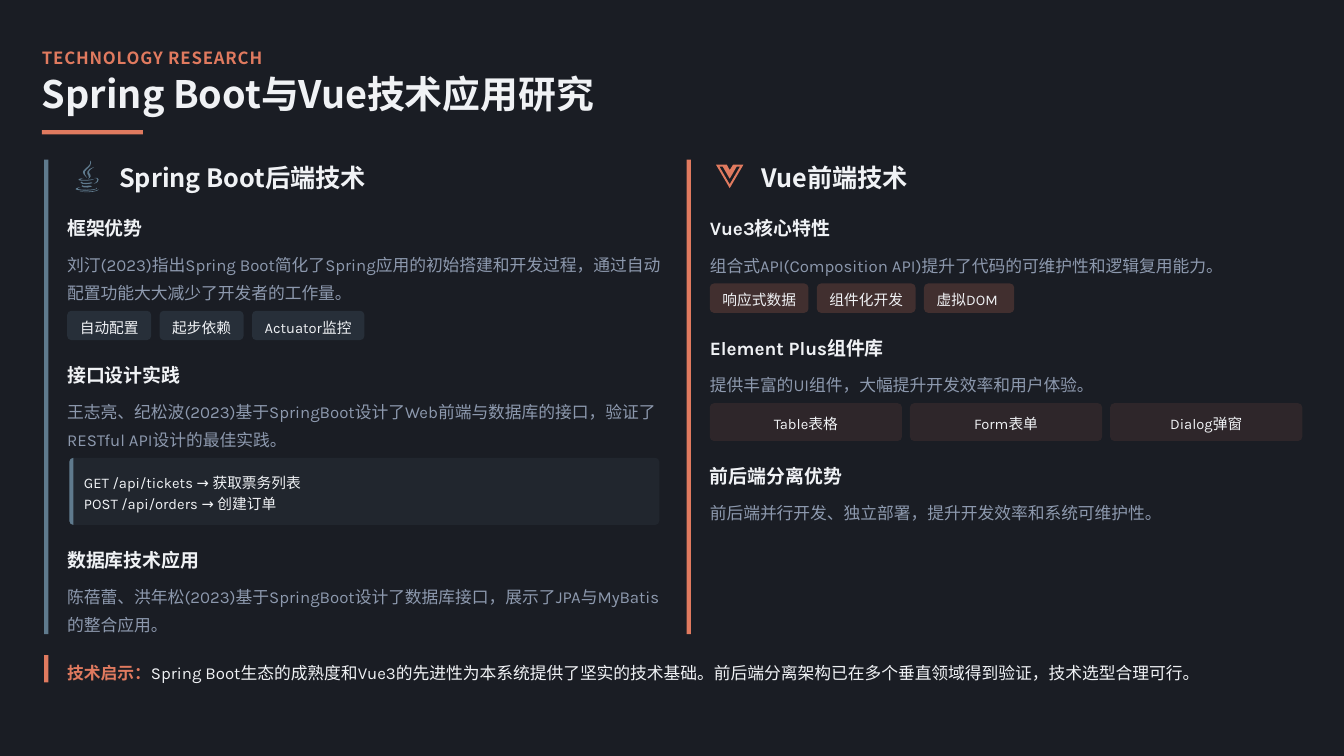
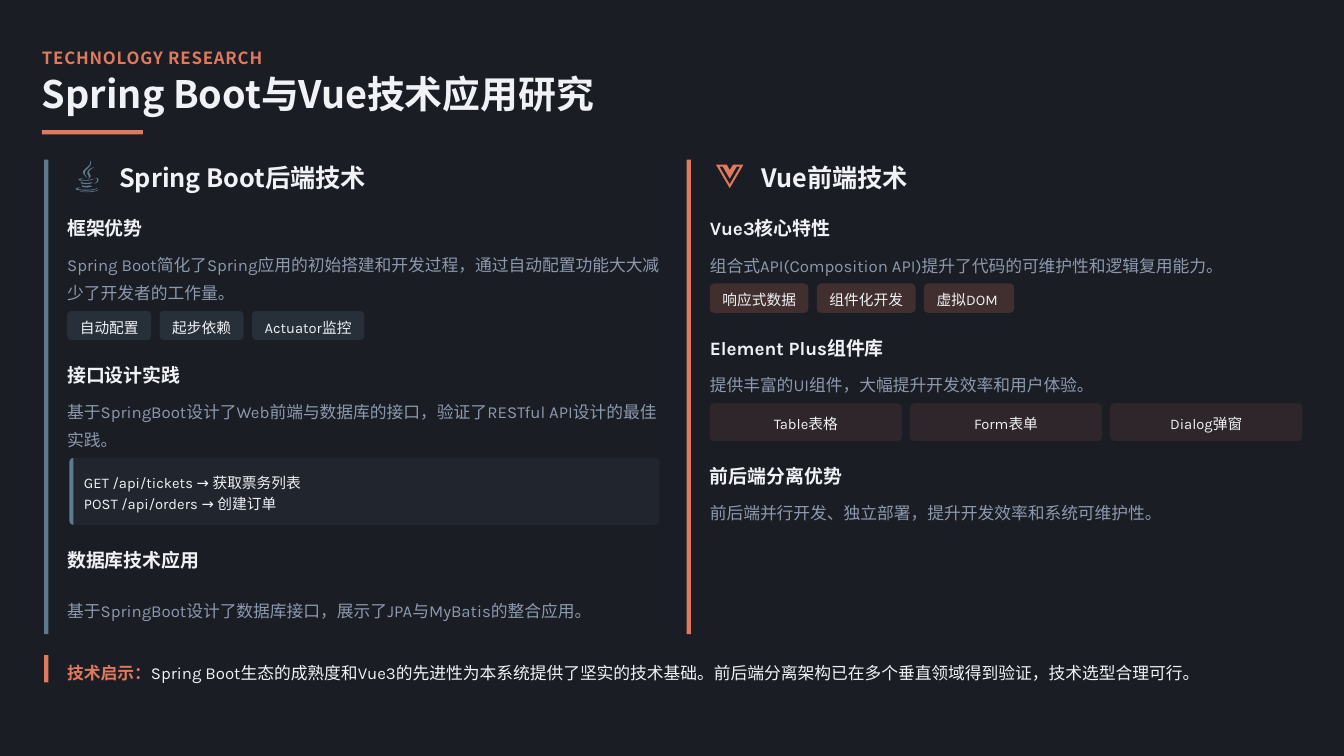
Before and after one commit to fish68517/VUE-SpringBoot-Mysql, a slide deck: slide 7 of doc/基于Spring Boot + Vue的沈阳音乐节管理系统设计与实现.pptx. Drawn at 1344x756 pixels with LibreOffice and Linux fonts; fonts in the diff are those of the drawing. Boxes give left, top, right and bottom in pixels: in the first picture for what was removed or moved away, otherwise in the second. Text is boxed around its words. In the diff, an @@ line names an element or a change of style, - is before the commit and + after.

```diff
--- a/doc/基于Spring Boot + Vue的沈阳音乐节管理系统设计与实现.pptx
+++ b/doc/基于Spring Boot + Vue的沈阳音乐节管理系统设计与实现.pptx
@@ text at [67,257,660,301]: text changed @@
-刘汀(2023)指出Spring Boot简化了Spring应用的初始搭建和开发过程，通过自动配置功能大大减少了开发者的工作量。
+Spring Boot简化了Spring应用的初始搭建和开发过程，通过自动配置功能大大减少了开发者的工作量。
@@ text at [67,404,545,447]: text changed @@
-王志亮、纪松波(2023)基于SpringBoot设计了Web前端与数据库的接口，验证了RESTful API设计的最佳实践。
+基于SpringBoot设计了Web前端与数据库的接口，验证了RESTful API设计的最佳实践。
@@ text at [67,603,591,621]: text changed @@
-陈蓓蕾、洪年松(2023)基于SpringBoot设计了数据库接口，展示了JPA与MyBatis的整合应用。
+基于SpringBoot设计了数据库接口，展示了JPA与MyBatis的整合应用。
```
Also in this commit, not shown: 5 other slides changed, 1 slide removed, 3 other files.
